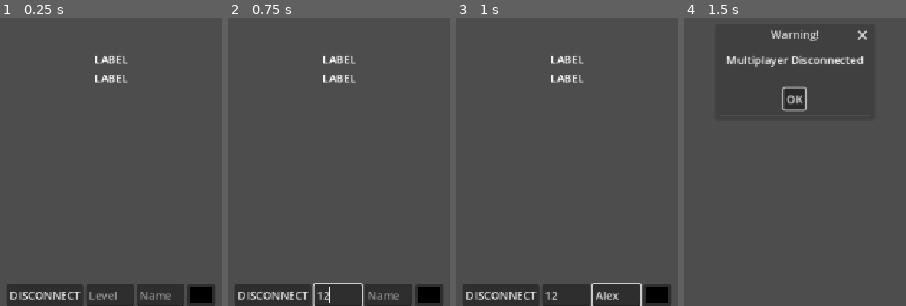
Above: before the commit, frames 1-4 (left to right).
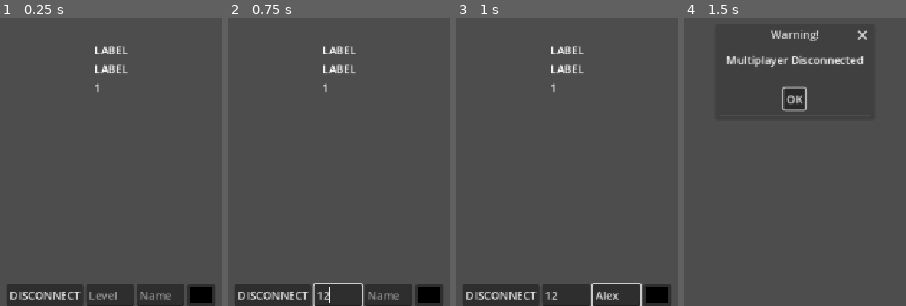
Above: after the commit, the same moments.

Repository: ColinSORourke/lobby-replication
Game: Godot game, scene res://Lobby.tscn
Two runs of this game, one before a commit and one after it. Both use one fixed random seed, a clock stepped at 60 frames per second and the inputs below. This scene is started directly instead of the project's main scene.
Inputs (mouse positions are in pixels of both pictures, inside the frame that each line leads up to):
- Up to frame 1 (0.25 s): no input
- Up to frame 2 (0.75 s): click (339, 294) at 0.52 s; type "12" at 0.6 s
- Up to frame 3 (1 s): click (615, 294) at 0.75 s; type "Alex" at 0.83 s
- Up to frame 4 (1.5 s): click "DISCONNECT" at 1.25 s

The runs differ from the first frame. In frame 1, 1.1% of the frame differs, in the area x 42-58%, y 9-26%; in frame 2, 1.1%; in frame 3, 1.1%; in frame 4, nothing differs.
Error before the commit: Invalid call. Nonexistent function 'get_lobby_property' in base 'SceneMultiplayer'. (res://MetaDataDisplay.gd:8)

Commit message:
Added Extension Re-Implementation

Diff:
--- a/MetaDataDisplay.gd
+++ b/MetaDataDisplay.gd
@@ -29,16 +29,13 @@
 	peerLabels[peer].queue_free()
 	peerLabels.erase(peer)
 
-func _on_lobby_prop_change(prop: String) -> void:
+func _on_lobby_prop_change(prop: String, value: Variant) -> void:
 	if (prop == "CurrentLevel"):
-		var levelMetaData = multiplayer.get_lobby_property("CurrentLevel")
-		$LevelLabel.text = levelMetaData
+		$LevelLabel.text = value
 
-func _on_peer_prop_change(prop: String, peer: int) -> void:
+func _on_peer_prop_change(prop: String, peer: int, value: Variant) -> void:
 	print("Received Peer Prop Change")
 	if (prop == "Name"):
-		var nameMetaData = multiplayer.get_peer_property("Name", peer)
-		peerLabels[peer].text = nameMetaData
+		peerLabels[peer].text = value
 	if (prop == "Color"):
-		var colorMetaData = multiplayer.get_peer_property("Color", peer)
-		peerLabels[peer].set("theme_override_colors/font_color", colorMetaData)
+		peerLabels[peer].set("theme_override_colors/font_color", value)
--- /dev/null
+++ b/MetaDataExt.gd
@@ -0,0 +1,177 @@
+extends SceneMultiplayer
+class_name MetaDataMultiplayer
+
+signal lobby_property_changed(prop, value)
+signal peer_property_changed(prop, peer_id, value)
+
+const METADATA_STAMP: int = 0x4D455441 # META
+const PEER_STAMP: int = 0x50454552 # PEER
+const LOBBY_STAMP: int = 0x4C4F4259 # LOBY
+
+var transfer_channel = 0
+
+var LobbyProperties: Dictionary[String, Variant] = {}
+var PeerProperties: Dictionary[int, Dictionary] = {1: {}}
+var LocalPeerProperties: Dictionary[String, Variant] = {}
+var PeerPropNames: PackedStringArray = []
+var LobbyPropNames: PackedStringArray = []
+
+func _init() -> void:
+	peer_packet.connect(_process_replicate)
+
+	connected_to_server.connect(_server_connected)
+	peer_connected.connect(_peer_connected)
+
+	connection_failed.connect(_clear)
+	server_disconnected.connect(_clear)
+
+func _replicate_lobby_property(name: String, id: int = 0) -> void:
+	var name_buff: PackedByteArray = name.to_utf8_buffer()
+	var variant_buff = PackedByteArray()
+	if (get_lobby_property(name)):
+		variant_buff = var_to_bytes(get_lobby_property(name))
+
+	var packet = PackedByteArray()
+	packet.resize(4 + 4 + 2 + 2)
+	packet.encode_u32(0, METADATA_STAMP)
+	packet.encode_u32(4, LOBBY_STAMP)
+	packet.encode_u16(8, name_buff.size())
+	packet.encode_u16(10, variant_buff.size())
+	packet.append_array(name_buff)
+	packet.append_array(variant_buff)
+	send_bytes(packet, id, MultiplayerPeer.TRANSFER_MODE_RELIABLE, transfer_channel)
+
+func _replicate_peer_property(name: String, id: int = 0) -> void:
+	var name_buff: PackedByteArray = name.to_utf8_buffer()
+	var variant_buff = PackedByteArray()
+	if (get_peer_property(name, get_unique_id())):
+		variant_buff = var_to_bytes(get_peer_property(name, get_unique_id()))
+
+	var packet = PackedByteArray()
+	packet.resize(4 + 4 + 2 + 2)
+	packet.encode_u32(0, METADATA_STAMP)
+	packet.encode_u32(4, PEER_STAMP)
+	packet.encode_u16(8, name_buff.size())
+	packet.encode_u16(10, variant_buff.size())
+	packet.append_array(name_buff)
+	packet.append_array(variant_buff)
+	send_bytes(packet, id, MultiplayerPeer.TRANSFER_MODE_RELIABLE, transfer_channel)
+
+func _process_replicate(id: int, packet: PackedByteArray) -> void:
+	if (packet.size() < 12):
+		return
+	if (packet.decode_u32(0) == METADATA_STAMP):
+		var stamp = packet.decode_u32(4)
+		var name_size = packet.decode_u16(8)
+		var var_size = packet.decode_u16(10)
+		var name_buff = packet.slice(12, 12 + name_size)
+		var var_buff = packet.slice(12 + name_size, 12 + name_size + var_size)
+		var name = name_buff.get_string_from_utf8()
+		var value = null
+		if (var_buff.size() > 4):
+			value = bytes_to_var(var_buff)
+		if (stamp == LOBBY_STAMP):
+			_handle_replicate_lobby(name, value)
+		elif (stamp == PEER_STAMP):
+			_handle_replicate_peer(name, id, value)
+
+
+func _handle_replicate_lobby(name: String, value: Variant) -> void:
+	if (not LobbyPropNames.has(name)):
+		LobbyPropNames.append(name)
+		LobbyProperties[name] = null
+	if (value && LobbyProperties[name] != value):
+		LobbyProperties[name] = value
+		lobby_property_changed.emit(name, value)
+
+func _handle_replicate_peer(name: String, peer_from: int, value: Variant) -> void:
+	if (not PeerPropNames.has(name)):
+		PeerPropNames.append(name)
+		for peer in PeerProperties.keys():
+			PeerProperties[peer][name] = null
+		_peer_local_match(name)
+	if (value && PeerProperties.has(peer_from)):
+		if (PeerProperties[peer_from][name] != value):
+			PeerProperties[peer_from][name] = value
+			peer_property_changed.emit(name, peer_from, value)
+
+func add_lobby_property(name: String) -> void:
+	if (get_unique_id() != 1):
+		push_warning("Only the server can set Lobby Properties")
+		return
+	if (LobbyPropNames.has(name)):
+		return
+	LobbyPropNames.append(name)
+	LobbyProperties[name] = null
+	_replicate_lobby_property(name)
+
+func set_lobby_property(name: String, value: Variant) -> void:
+	if (get_unique_id() != 1):
+		push_warning("Only the server can set Lobby Properties")
+		return
+	if (not LobbyPropNames.has(name)):
+		return
+	if (LobbyProperties[name] != value):
+		LobbyProperties[name] = value
+		_replicate_lobby_property(name)
+		lobby_property_changed.emit(name, value)
+
+func get_lobby_property(name: String) -> Variant:
+	return LobbyProperties.get(name)
+
+func add_peer_property(name: String) -> void:
+	if (get_unique_id() != 1):
+		push_warning("Only the server can add Peer Properties")
+		return
+	if (PeerPropNames.has(name)):
+		return
+	PeerPropNames.append(name)
+	for peer in PeerProperties.keys():
+		PeerProperties[peer][name] = null
+	_peer_local_match(name)
+	_replicate_peer_property(name)
+
+func _peer_local_match(name: String) -> bool:
+	if (LocalPeerProperties.has(name)):
+		PeerProperties[get_unique_id()][name] = LocalPeerProperties[name]
+		peer_property_changed.emit(name, get_unique_id(), LocalPeerProperties[name])
+		LocalPeerProperties.erase(name)
+		return true
+	return false
+
+func set_peer_property(name: String, value: Variant) -> void:
+	if (not PeerPropNames.has(name)):
+		LocalPeerProperties[name] = value
+		return
+	if (PeerProperties[get_unique_id()][name] != value):
+		PeerProperties[get_unique_id()][name] = value
+		_replicate_peer_property(name)
+		peer_property_changed.emit(name, get_unique_id(), value)
+
+func get_peer_property(name: String, peer_id: int) -> Variant:
+	if (LocalPeerProperties.has(name) && peer_id == get_unique_id()):
+		return LocalPeerProperties[name]
+	if (PeerProperties.has(peer_id)):
+		return PeerProperties[peer_id][name]
+	return null
+
+func _clear() -> void:
+	LobbyProperties.clear()
+	PeerProperties.clear()
+	LocalPeerProperties.clear()
+	PeerPropNames.clear()
+	LobbyPropNames.clear()
+	PeerProperties = {1: {}}
+
+func _server_connected() -> void:
+	_clear()
+	PeerProperties[get_unique_id()] = {}
+
+func _peer_connected(id: int) -> void:
+	PeerProperties[id] = {}
+	if (get_unique_id() == 1):
+		for property in LobbyProperties:
+			_replicate_lobby_property(property, id)
+		for property in PeerPropNames:
+			PeerProperties[id][property] = null
+			_replicate_peer_property(property, id)
--- a/game_global.gd
+++ b/game_global.gd
@@ -10,6 +10,7 @@
 
 
 func _ready() -> void:
+	get_tree().set_multiplayer(MetaDataMultiplayer.new())
 	multiplayer.connected_to_server.connect(func(): change_to_lobby())
 	multiplayer.server_disconnected.connect(func(): multiplayer_disconnect())
 	multiplayer.connection_failed.connect(func(): print("Connection failed"))
--- a/lobby.gd
+++ b/lobby.gd
@@ -1,7 +1,6 @@
 extends Control
 
 func _ready() -> void:
-	print("Lobby Scene Readied")
 	if (multiplayer.get_unique_id() == 1):
 		$VBoxContainer/HBoxContainer/LevelLineEdit.visible = true
 
@@ -12,10 +11,8 @@
 func _on_line_edit_text_submitted(new_text: String) -> void:
 	multiplayer.set_lobby_property("CurrentLevel", new_text)
 
-
 func _on_name_line_edit_text_submitted(new_text: String) -> void:
 	multiplayer.set_peer_property("Name", new_text)
 
-
 func _on_color_picker_button_color_changed(color: Color) -> void:
 	multiplayer.set_peer_property("Color", color)
--- a/project.godot
+++ b/project.godot
@@ -12,7 +12,7 @@
 
 config/name="LobbySceneReplication"
 run/main_scene="uid://dvai32jp4fsc8"
-config/features=PackedStringArray("4.8", "Forward Plus")
+config/features=PackedStringArray("4.7", "Forward Plus")
 config/icon="res://icon.svg"
 
 [autoload]
Not shown, added: MetaDataExt.gd.uid
